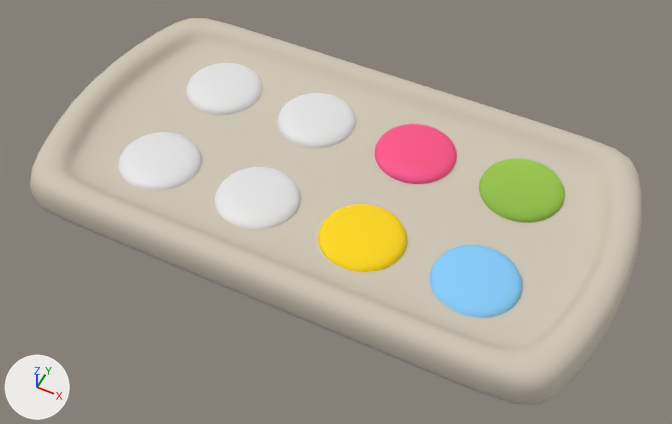
The glTF model Assets/GameAssets/Meshes/colorpicker.glb, before and after one commit.
Rendered twice from a 50 mm camera at (-0.59, -1.179, 1.764) aimed at (-0.992, -0.375, 0.759). Arrows for +X, +Y and +Z are at lower left; the lights stay in place. Vertices at the same position are counted once.

The older version as bpy lines, for what is in view:
```python
me_mesh = bpy.data.meshes.new('Mesh')
me_mesh.from_pydata(...)  # 4690 vertices, 9344 faces; spans x -0.43..0.43, y -0.228..0.228, z -0.017..0.046
# faces by material slot: [5504, 960, 960, 960, 960]
me_mesh.materials.append(mat_atlas)  # picture img_color_atlas
me_mesh.materials.append(mat_pattern)  # white #e7e7e7
me_mesh.materials.append(mat_pattern_001)  # white #e7e7e7
me_mesh.materials.append(mat_pattern_002)  # white #e7e7e7
me_mesh.materials.append(mat_pattern_003)  # white #e7e7e7
ob_cube = bpy.data.objects.new('Cube', me_mesh)
ob_cube.location = (-1.01, -0.344, 0.776)
```
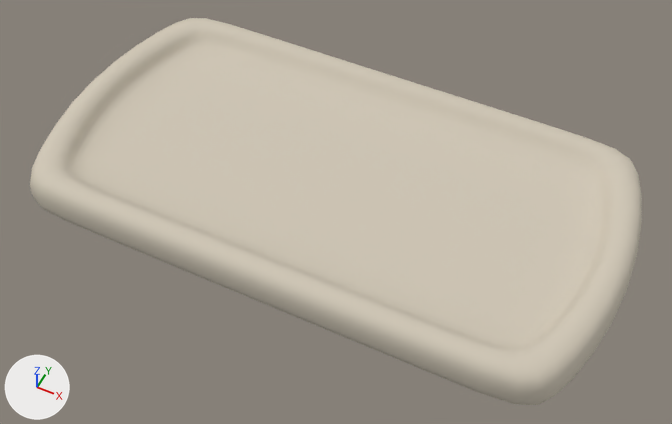
The change, as a list of edits to the scene's bpy script:
```text
Change me_mesh:
    used by ob_cube; location = (-1.01, -0.344, 0.776)
    remove me_mesh.from_pydata(...)  # 4690 vertices, 9344 faces; spans x -0.43..0.43, y -0.228..0.228, z -0.017..0.046
    add me_mesh.from_pydata(...)  # 834 vertices, 1664 faces; spans x -0.43..0.43, y -0.228..0.228, z -0.017..0.046
    me_mesh part 1: 8 loose pieces with 3856 vertices, spanning x -0.303..0.31, y -0.146..0.157, z 0.002..0.032, are deleted
    remove me_mesh.materials.append(mat_pattern)  # white #e7e7e7
    remove me_mesh.materials.append(mat_pattern_001)  # white #e7e7e7
    remove me_mesh.materials.append(mat_pattern_002)  # white #e7e7e7
    remove me_mesh.materials.append(mat_pattern_003)  # white #e7e7e7
```

Where the change shows, as pixel boxes (x1, y1, x2, y2) in the pictures (672 x 424 px):
part 1 of me_mesh, deleted
    before: (118, 63, 565, 318)
